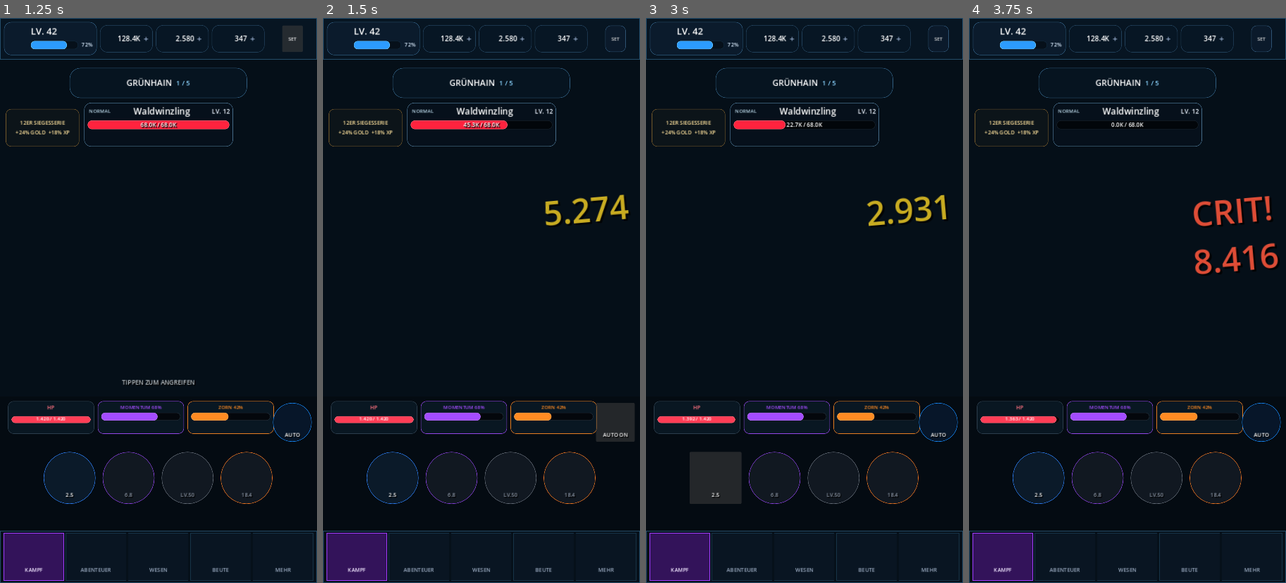
Above: before the commit, frames 1-4 (left to right).
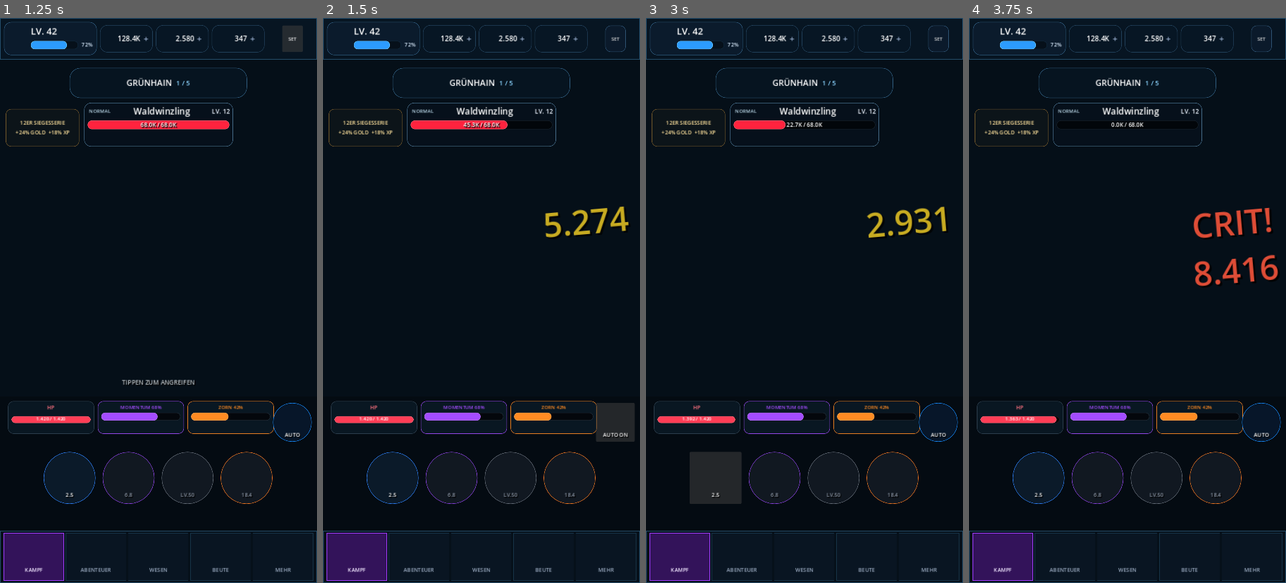
Above: after the commit, the same moments.

Repository: Broosskyy/Test-Game-Factory.
Game: Godot game, scene res://realm_alliance/combat/gruenhain_vertical_slice.tscn
The game is run twice, just before and just after one commit, with the same random seed, the same clock (stepped at 60 frames per second) and the same inputs.
Inputs (mouse positions are in pixels of both pictures, inside the frame that each line leads up to):
- Up to frame 1 (1.25 s): click "SET" at 0.5 s
- Up to frame 2 (1.5 s): click "AUTO" at 1.25 s
- Up to frame 3 (3 s): click "AUTO ON" at 2 s; click "2.5" at 2.75 s
- Up to frame 4 (3.75 s): click (1127, 255) at 3.52 s

Frame 1 is identical in both runs. In frame 2, 0.8% of the frame differs, in the area x 70-97%, y 31-39%; in frame 3, 0.7%; in frame 4, 1.5%, in the area x 70-98%, y 31-48%.

Commit message:
fix: correct actor grounding layer order

Diff:
--- a/realm_alliance/combat/gruenhain_vertical_slice.gd
+++ b/realm_alliance/combat/gruenhain_vertical_slice.gd
@@ -357,8 +357,8 @@
 	streak.add_child(streak_text)
 
 	hero_holder = Control.new()
-	_anchor(hero_holder, 0.03, 0.49, 0.355, 0.85)
-	hero_holder.z_index = 10
+	_anchor(hero_holder, 0.045, 0.47, 0.37, 0.85)
+	hero_holder.z_index = 12
 	hero_holder.mouse_filter = Control.MOUSE_FILTER_IGNORE
 	stage.add_child(hero_holder)
 
@@ -367,7 +367,7 @@
 	hero_holder.add_child(hero_art)
 
 	enemy_holder = Control.new()
-	enemy_holder.z_index = 9
+	enemy_holder.z_index = 11
 	enemy_holder.mouse_filter = Control.MOUSE_FILTER_IGNORE
 	stage.add_child(enemy_holder)
 
@@ -378,7 +378,7 @@
 	hit_fx = _make_texture_rect()
 	hit_fx.texture = _load_v2_texture("v190/vfx/combat_impacts/nature_impact.png")
 	_anchor(hit_fx, 0.50, 0.31, 1.02, 0.72)
-	hit_fx.z_index = 16
+	hit_fx.z_index = 17
 	hit_fx.visible = false
 	stage.add_child(hit_fx)
 
@@ -492,7 +492,7 @@
 	damage_label.add_theme_constant_override("shadow_offset_x", 4)
 	damage_label.add_theme_constant_override("shadow_offset_y", 4)
 	damage_label.add_theme_font_size_override("font_size", 76)
-	_anchor(damage_label, 0.655, 0.285, 0.995, 0.495)
+	_anchor(damage_label, 0.655, 0.31, 0.995, 0.515)
 	damage_label.rotation = deg_to_rad(-5.0)
 	damage_label.z_index = 47
 	damage_label.mouse_filter = Control.MOUSE_FILTER_IGNORE
@@ -503,7 +503,7 @@
 	var bottom := ColorRect.new()
 	_anchor(bottom, 0.0, 0.715, 1.0, 1.0)
 	bottom.color = Color(0.015, 0.04, 0.065, 0.78)
-	bottom.z_index = 24
+	bottom.z_index = 8
 	bottom.mouse_filter = Control.MOUSE_FILTER_IGNORE
 	stage.add_child(bottom)
 
